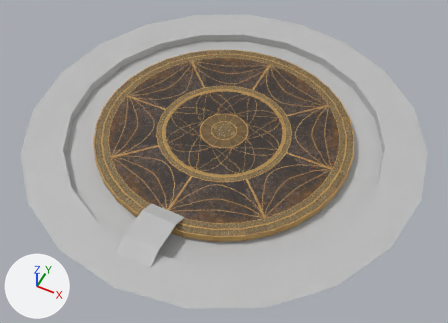
The FBX model Assets/Model/New Props/BossRoom/BossFloorCombined.fbx as it was, and as the next commit left it.
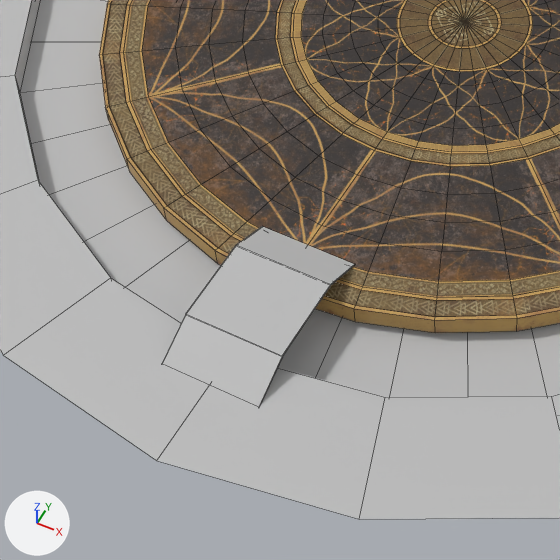
There are two pictures of each version: one whole from a 50 mm camera at (27.4, -54.8, 62.0) aimed at (1.4, -2.8, -3.0), one close up on the part from 13% to 58% of the width and 38% to 100% of the height. The lights are fixed; the arrows at lower left show +X, +Y and +Z. The last two pictures show the newer version. The close-ups show mesh edges as thin lines. Where no turn or scale is listed for an object, it has been applied to the vertices.

The first close-up shows 'BossBridge', 'Boss_Floor', 'Boss_Ichor', 'Boss_OuterFloor'.
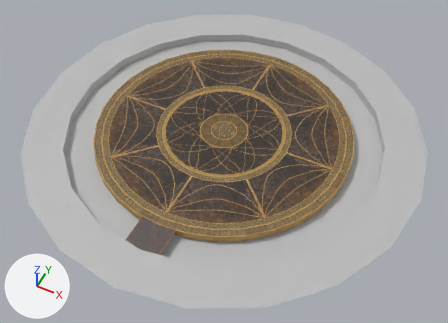
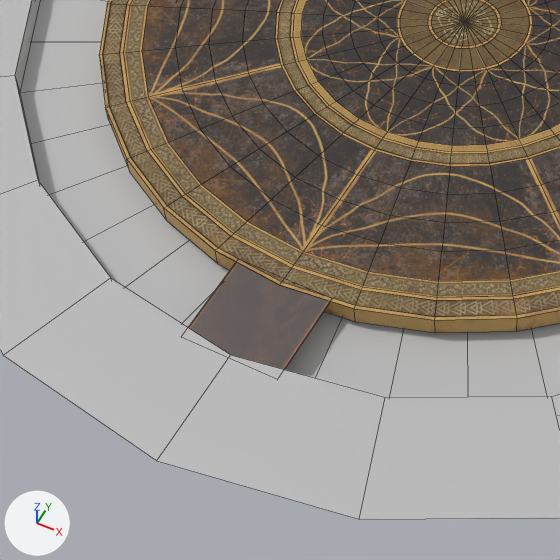
Pixel boxes [x1, y1, x2, y2] of what changed, in the close-ups (560 x 560 px):
'BossBridge', surface changed, reshaped, moved
    before: [162, 226, 355, 406]
    after: [188, 262, 330, 370]

Edits to the bpy script that builds the scene:
```text
Add img_bossenvironment_bossbridge_mtr_basecolor_png:
    img_bossenvironment_bossbridge_mtr_basecolor_png = load_image('BossEnvironment_BossBridge_Mtr_BaseColor.png', '../../../Texture/New Props/BossRoom/BossEnvironment_BossBridge_Mtr_BaseColor.png', 2048, 2048, 'sRGB')
Change mat_bossbridge_mtr:
    remove mat_bossbridge_mtr.base_color = (0.5, 0.5, 0.5)  # grey #bcbcbc
    add mat_bossbridge_mtr.texture = img_bossenvironment_bossbridge_mtr_basecolor_png
Change me_mesh_003:
    used by ob_bossbridge; location = (0.0, -23.87, -0.02)
    remove me_mesh_003.from_pydata(...)  # 16 vertices, 14 faces; spans x -2.39..2.39, y 0.0..8.26, z -0.08..1.02
    add me_mesh_003.from_pydata(...)  # 8 vertices, 4 faces; spans x -2.39..2.39, y -2.33..2.33, z -0.04..0.04
    me_mesh_003 part 1: the whole mesh is rebuilt
Change ob_bossbridge:
    ob_bossbridge.location: (0.0, -23.87, -0.02) -> (0.0, -20.02, -0.06)
```
